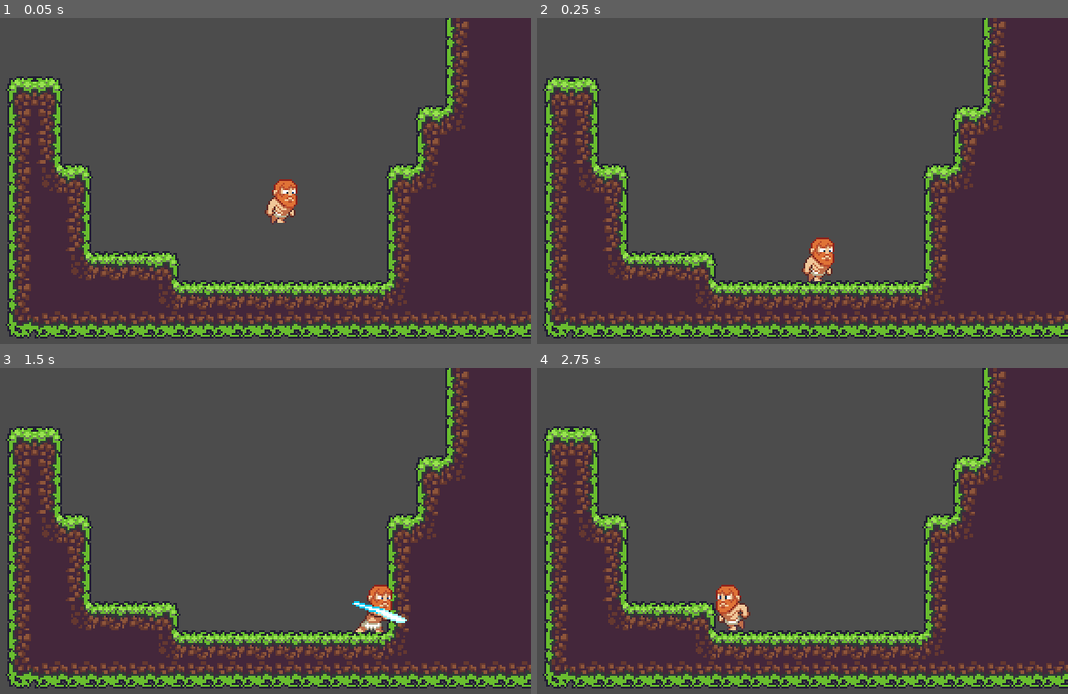
Above: before the commit, frames 1-4 (two rows, left to right).
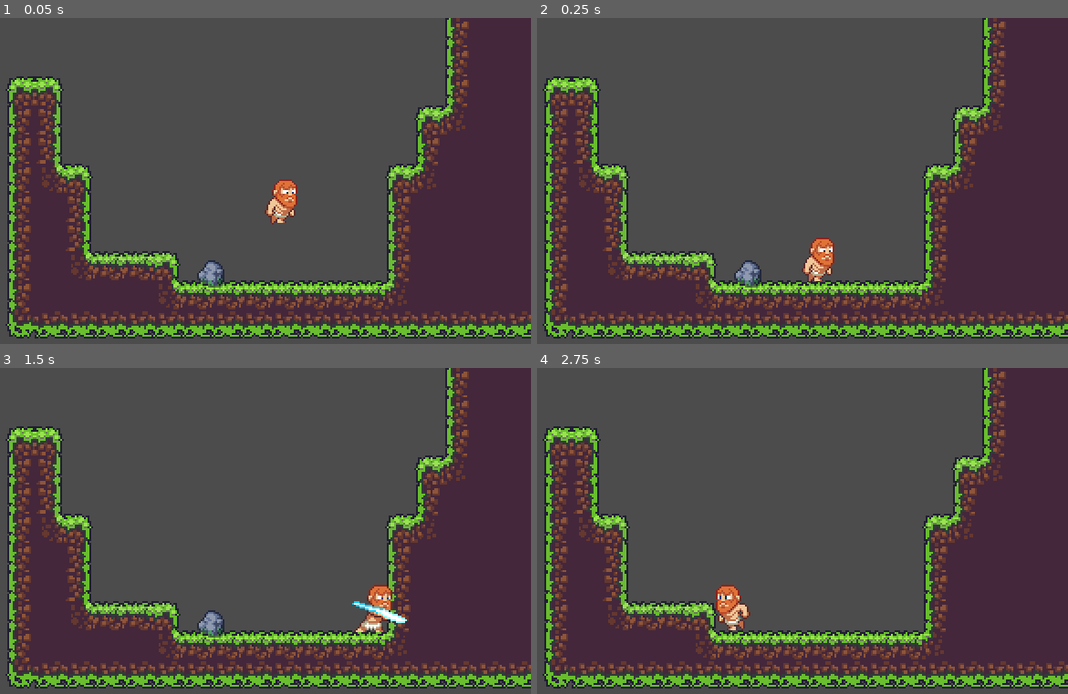
Above: after the commit, the same moments.

Repository: Quanarie/TestGame
Game: Godot game, scene res://World.tscn
Same seed, same stepped clock (60 frames per second), same inputs: the game is played once before the commit and once after it.
Inputs:
- Up to frame 1 (0.05 s): no input
- Up to frame 2 (0.25 s): no input
- Up to frame 3 (1.5 s): hold Right (ui_right) from 0.53 s (still down); tap Shift (attack) at 0.6, 1.35 s; tap Space (jump) at 0.77 s
- Up to frame 4 (2.75 s): tap Space (jump) at 1.52 s; release Right (ui_right) at 2.03 s; hold Left (ui_left) from 2.03 s (still down); tap Shift (attack) at 2.1 s

The runs differ from the first frame. In frame 1, 0.3% of the frame differs, in the area x 37-43%, y 74-83%; in frame 2, 0.3%; in frame 3, 0.3%; in frame 4, nothing differs.

Commit message:
Added destroyable rock

Diff:
--- /dev/null
+++ b/Environment/Rock.gd
@@ -0,0 +1,4 @@
+extends StaticBody2D
+
+func _on_Hurtbox_area_entered(area):
+	queue_free()
--- /dev/null
+++ b/Environment/Rock.tscn
@@ -0,0 +1,36 @@
+[gd_scene load_steps=7 format=2]
+
+[ext_resource path="res://Art/objects/objects.png" type="Texture" id=1]
+[ext_resource path="res://Other/Hurtbox.tscn" type="PackedScene" id=2]
+[ext_resource path="res://Environment/Rock.gd" type="Script" id=3]
+
+[sub_resource type="AtlasTexture" id=1]
+atlas = ExtResource( 1 )
+region = Rect2( 0, 16, 16, 16 )
+
+[sub_resource type="CircleShape2D" id=2]
+radius = 6.0
+
+[sub_resource type="CircleShape2D" id=3]
+radius = 9.0
+
+[node name="Rock" type="StaticBody2D"]
+script = ExtResource( 3 )
+
+[node name="Sprite" type="Sprite" parent="."]
+texture = SubResource( 1 )
+
+[node name="CollisionShape2D" type="CollisionShape2D" parent="."]
+visible = false
+shape = SubResource( 2 )
+
+[node name="Hurtbox" parent="." instance=ExtResource( 2 )]
+collision_layer = 16
+collision_mask = 0
+
+[node name="CollisionShape2D" parent="Hurtbox" index="0"]
+shape = SubResource( 3 )
+
+[connection signal="area_entered" from="Hurtbox" to="." method="_on_Hurtbox_area_entered"]
+
+[editable path="Hurtbox"]
--- /dev/null
+++ b/Other/Hitbox.tscn
@@ -0,0 +1,5 @@
+[gd_scene format=2]
+
+[node name="Hitbox" type="Area2D"]
+
+[node name="CollisionShape2D" type="CollisionShape2D" parent="."]
--- /dev/null
+++ b/Other/Hurtbox.gd
@@ -0,0 +1 @@
+extends Area2D
--- /dev/null
+++ b/Other/Hurtbox.tscn
@@ -0,0 +1,10 @@
+[gd_scene load_steps=2 format=2]
+
+[ext_resource path="res://Other/Hurtbox.gd" type="Script" id=1]
+
+[node name="Hurtbox" type="Area2D"]
+script = ExtResource( 1 )
+
+[node name="CollisionShape2D" type="CollisionShape2D" parent="."]
+
+[node name="Timer" type="Timer" parent="."]
--- a/Player/Player.gd
+++ b/Player/Player.gd
@@ -12,6 +12,7 @@
 
 onready var sprite = $Sprite
 onready var animationTree = $AnimationTree
+onready var hitbox = $Hitbox
 
 func _ready():
 	animationTree.active = true
@@ -27,12 +28,14 @@
 			velocity.x *= (1 - slowdown_coefficient_ground)   #helps to change direction faster
 		velocity.x = min(velocity.x + acceleration * delta, max_speed)
 		sprite.flip_h = false
+		hitbox.rotation_degrees = 0
 	elif Input.is_action_pressed("ui_left"):
 		animationTree.set("parameters/Movement/current", 1)
 		if velocity.x > 0:
 			velocity.x *= (1 - slowdown_coefficient_ground)
 		velocity.x = max(velocity.x - acceleration * delta, -max_speed)
 		sprite.flip_h = true
+		hitbox.rotation_degrees = 180
 	else:
 		animationTree.set("parameters/Movement/current", 0)
 		apply_friction = true
--- a/Player/Player.tscn
+++ b/Player/Player.tscn
@@ -1,7 +1,8 @@
-[gd_scene load_steps=22 format=2]
+[gd_scene load_steps=24 format=2]
 
 [ext_resource path="res://Player/Player.gd" type="Script" id=1]
 [ext_resource path="res://Art/сharacters/Main Character Barbarian.png" type="Texture" id=2]
+[ext_resource path="res://Other/Hitbox.tscn" type="PackedScene" id=3]
 
 [sub_resource type="RectangleShape2D" id=1]
 extents = Vector2( 7.5, 12.5 )
@@ -70,11 +71,12 @@
 nodes/Movement/node = SubResource( 12 )
 nodes/Movement/position = Vector2( 400, 170 )
 nodes/output/position = Vector2( 1170, 170 )
-node_connections = [ "output", 0, "Attack", "Attack", 0, "InAirState", "Attack", 1, "Animation 5", "InAirState", 0, "Movement", "InAirState", 1, "InAir", "InAir", 0, "Animation 3", "InAir", 1, "Animation 4", "Movement", 0, "Animation", "Movement", 1, "Animation 2" ]
+node_connections = [ "Attack", 0, "InAirState", "Attack", 1, "Animation 5", "InAir", 0, "Animation 3", "InAir", 1, "Animation 4", "InAirState", 0, "Movement", "InAirState", 1, "InAir", "Movement", 0, "Animation", "Movement", 1, "Animation 2", "output", 0, "Attack" ]
 
 [sub_resource type="Animation" id=6]
 resource_name = "Attack"
 length = 0.4
+step = 0.05
 tracks/0/type = "value"
 tracks/0/path = NodePath("Sprite:frame")
 tracks/0/interp = 1
@@ -101,6 +103,18 @@
 "method": "on_attack_animation_ended"
 } ]
 }
+tracks/2/type = "value"
+tracks/2/path = NodePath("Hitbox/CollisionShape2D:disabled")
+tracks/2/interp = 1
+tracks/2/loop_wrap = true
+tracks/2/imported = false
+tracks/2/enabled = true
+tracks/2/keys = {
+"times": PoolRealArray( 0.05, 0.3 ),
+"transitions": PoolRealArray( 1, 1 ),
+"update": 1,
+"values": [ false, true ]
+}
 
 [sub_resource type="Animation" id=8]
 resource_name = "Death"
@@ -197,6 +211,18 @@
 "update": 0,
 "values": [ 0 ]
 }
+tracks/1/type = "value"
+tracks/1/path = NodePath("Hitbox/CollisionShape2D:disabled")
+tracks/1/interp = 1
+tracks/1/loop_wrap = true
+tracks/1/imported = false
+tracks/1/enabled = true
+tracks/1/keys = {
+"times": PoolRealArray( 0 ),
+"transitions": PoolRealArray( 1 ),
+"update": 0,
+"values": [ true ]
+}
 
 [sub_resource type="Animation" id=5]
 resource_name = "Run"
@@ -215,6 +241,10 @@
 "values": [ 10, 11, 12, 13, 14, 15 ]
 }
 
+[sub_resource type="CapsuleShape2D" id=20]
+radius = 7.0
+height = 12.0
+
 [node name="Player" type="KinematicBody2D"]
 collision_layer = 2
 script = ExtResource( 1 )
@@ -231,7 +261,6 @@
 [node name="AnimationTree" type="AnimationTree" parent="."]
 tree_root = SubResource( 2 )
 anim_player = NodePath("../AnimationPlayer")
-active = true
 parameters/Attack/current = 0
 parameters/InAir/current = 0
 parameters/InAirState/current = 1
@@ -246,3 +275,16 @@
 anims/Jump = SubResource( 15 )
 anims/RESET = SubResource( 4 )
 anims/Run = SubResource( 5 )
+
+[node name="Hitbox" parent="." instance=ExtResource( 3 )]
+position = Vector2( 0, 6 )
+collision_layer = 0
+collision_mask = 16
+
+[node name="CollisionShape2D" parent="Hitbox" index="0"]
+position = Vector2( 15, 0 )
+rotation = -1.5708
+shape = SubResource( 20 )
+disabled = true
+
+[editable path="Hitbox"]
--- a/World.tscn
+++ b/World.tscn
@@ -1,7 +1,8 @@
-[gd_scene load_steps=30 format=2]
+[gd_scene load_steps=31 format=2]
 
 [ext_resource path="res://Player/Player.tscn" type="PackedScene" id=1]
 [ext_resource path="res://Art/tilesets/TileSet.png" type="Texture" id=2]
+[ext_resource path="res://Environment/Rock.tscn" type="PackedScene" id=3]
 
 [sub_resource type="ConvexPolygonShape2D" id=2]
 points = PoolVector2Array( 0, 0, 16, 0, 16, 16, 0, 16 )
@@ -273,3 +274,6 @@
 
 [node name="Player" parent="." instance=ExtResource( 1 )]
 position = Vector2( 183, 97 )
+
+[node name="Rock" parent="." instance=ExtResource( 3 )]
+position = Vector2( 145, 141 )
